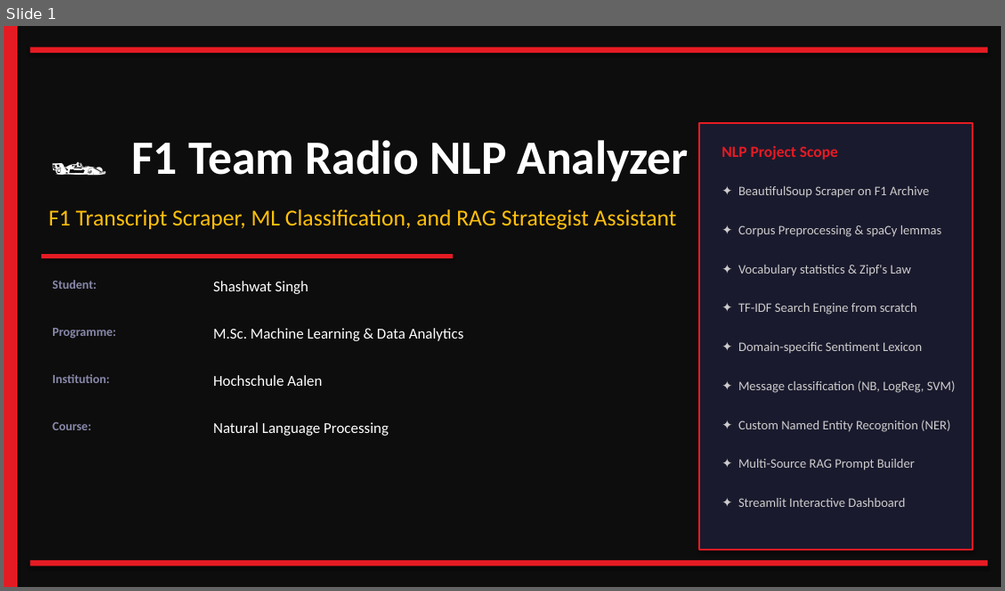
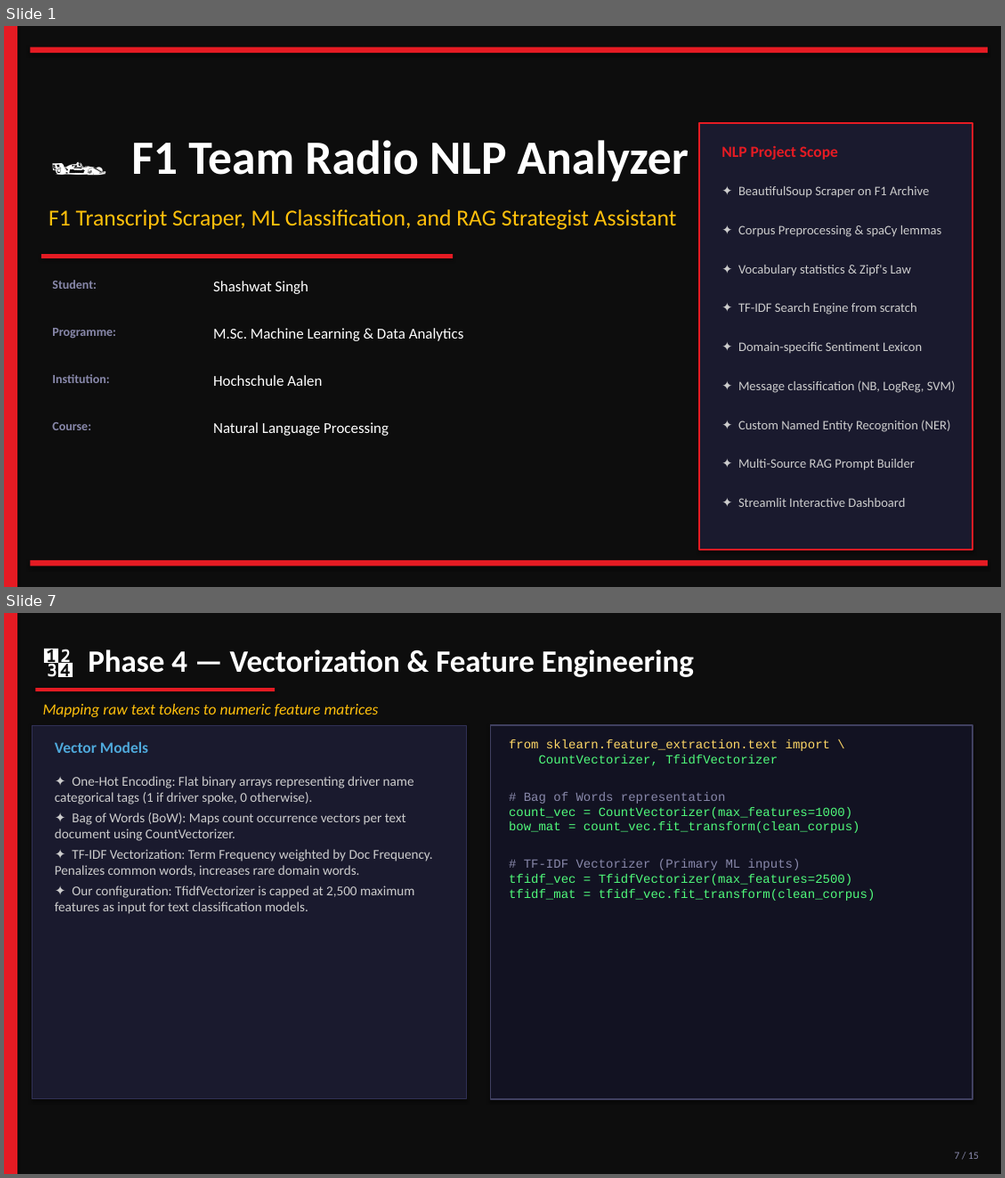
Before and after one commit to iamshashwatsingh/f1-nlp-analyzer, a slide deck: f1_nlp_presentation.pptx. Shown one above the other, each under a label of ours: slide 1 before the commit, slides 1 and 7 after it; the slides between them are not shown. The pictures are 1005x591 and 1005x1178 pixels, drawn with LibreOffice and Linux fonts; fonts in the diff are those of the drawing. Boxes give left, top, right and bottom in pixels: in the first picture for what was removed or moved away, otherwise in the second. Text is boxed around its words. In the diff, an @@ line names an element or a change of style, - is before the commit and + after.

Commit message:
ppt: add core python code snippet blocks on the right side of slides 4 to 12

```diff
--- a/f1_nlp_presentation.pptx
+++ b/f1_nlp_presentation.pptx
@@ slide 7 added at [4,613,1001,1174], background #0D0D0D @@
@@ rectangle added at [4,613,17,1174], fill #E51B23 @@
@@ text added at [88,649,694,677], 30 pt, text #FFFFFF, bold @@
+🔢 Phase 4 — Vectorization & Feature Engineering
@@ rectangle added at [35,688,275,691], fill #E51B23 @@
@@ text added at [43,704,379,717], 15 pt, text #FFC00B, italic @@
+Mapping raw text tokens to numeric feature matrices
@@ rectangle added at [32,725,466,1099], fill #1A1A2E, outline #303055 0.8 pt @@
@@ text added at [55,741,148,753], 15 pt, text #4EA8DA, bold @@
+Vector Models
@@ rectangle added at [490,725,972,1099], fill #121222, outline #404060 1 pt @@
@@ text added at [509,739,875,900], 12 pt, text #50FA7B @@
+from sklearn.feature_extraction.text import \
+CountVectorizer, TfidfVectorizer
+# Bag of Words representation
+count_vec = CountVectorizer(max_features=1000)
+bow_mat = count_vec.fit_transform(clean_corpus)
+# TF-IDF Vectorizer (Primary ML inputs)
+tfidf_vec = TfidfVectorizer(max_features=2500)
+tfidf_mat = tfidf_vec.fit_transform(clean_corpus)
@@ text added at [55,776,433,914], 13 pt, text #CCCCCC @@
+✦ One-Hot Encoding: Flat binary arrays representing driver name categorical tags (1 if driver spoke, 0 otherwise).
+✦ Bag of Words (BoW): Maps count occurrence vectors per text document using CountVectorizer.
+✦ TF-IDF Vectorization: Term Frequency weighted by Doc Frequency. Penalizes common words, increases rare domain words.
+✦ Our configuration: TfidfVectorizer is capped at 2,500 maximum features as input for text classification models.
@@ text added at [955,1151,979,1159], 10 pt, text #8888AA @@
+7 / 15
```
Also in this commit, not shown: 10 slides changed, 2 other slides added, 3 slides removed.
